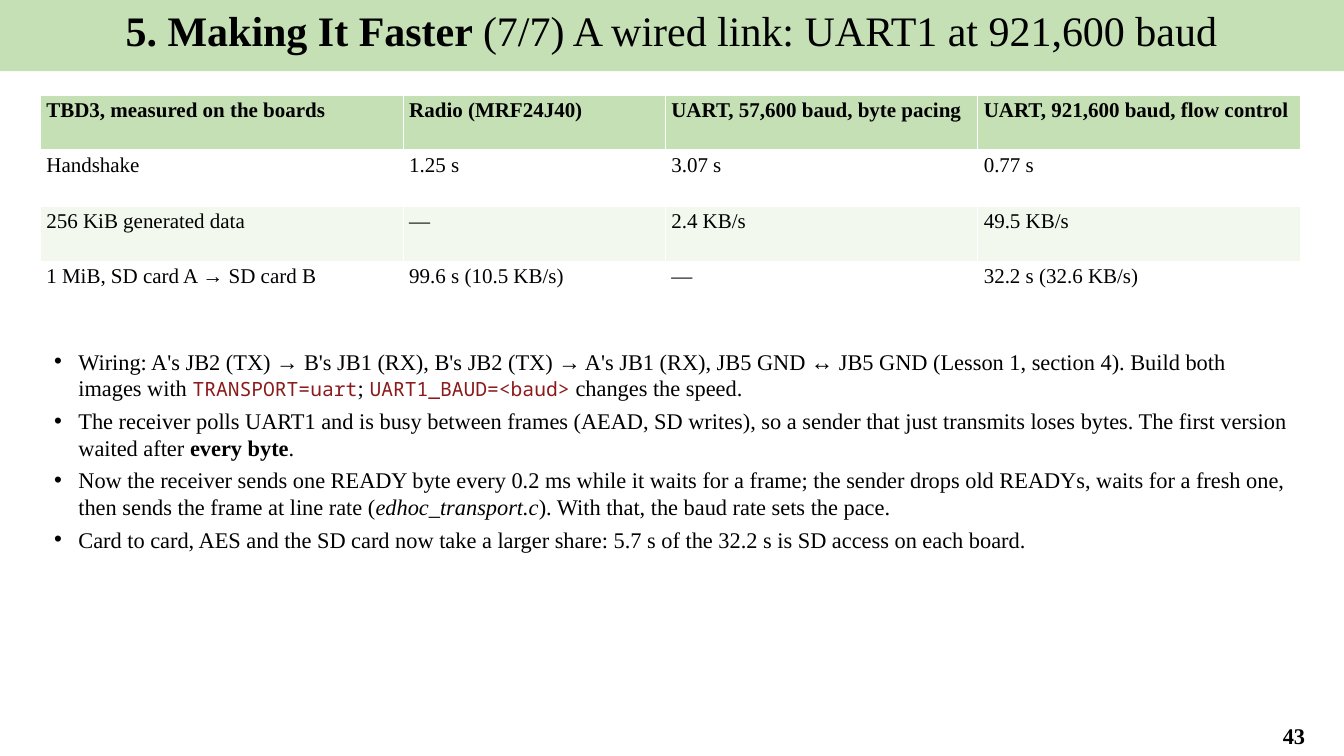
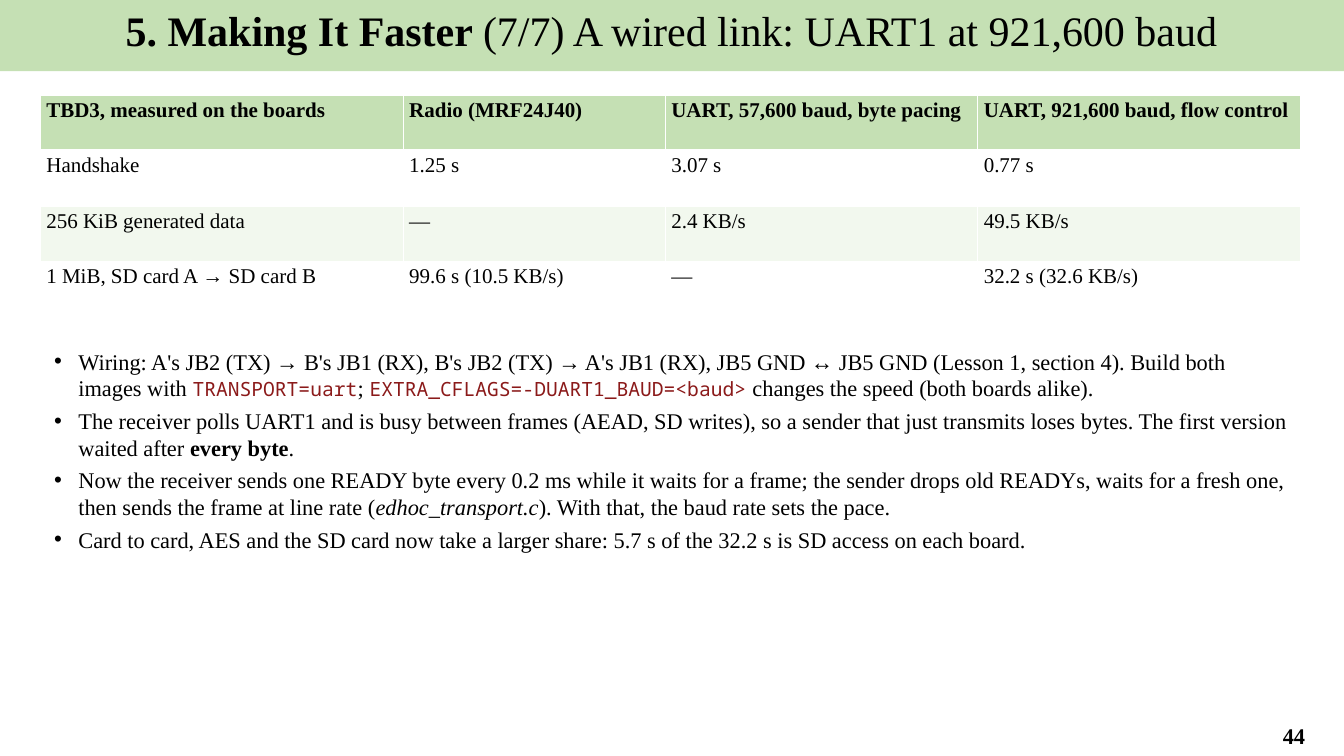
Before and after one commit to Khaiduy/chipyard-edhoc, a slide deck: slide 44 of fpga/sw/export/docs/slides/05_Secure_file_transfer_and_results.pptx (slide 43 before the commit). Drawn at 1344x756 pixels with LibreOffice and Linux fonts; fonts in the diff are those of the drawing. Boxes give left, top, right and bottom in pixels: in the first picture for what was removed or moved away, otherwise in the second. Text is boxed around its words. In the diff, an @@ line names an element or a change of style, - is before the commit and + after.

```diff
--- a/fpga/sw/export/docs/slides/05_Secure_file_transfer_and_results.pptx
+++ b/fpga/sw/export/docs/slides/05_Secure_file_transfer_and_results.pptx
@@ text at box(78, 354, 1226, 401): text changed @@
-• Wiring: A's JB2 (TX) → B's JB1 (RX), B's JB2 (TX) → A's JB1 (RX), JB5 GND ↔ JB5 GND (Lesson 1, section 4). Build both images with TRANSPORT=uart; UART1_BAUD=<baud> changes the speed.
+• Wiring: A's JB2 (TX) → B's JB1 (RX), B's JB2 (TX) → A's JB1 (RX), JB5 GND ↔ JB5 GND (Lesson 1, section 4). Build both images with TRANSPORT=uart; EXTRA_CFLAGS=-DUART1_BAUD=<baud> changes the speed (both boards alike).
@@ page number at box(1283, 729, 1305, 744): text changed @@
-43
+44
```
Also in this commit, not shown: 18 other slides changed, 1 slide added, 13 other files.
